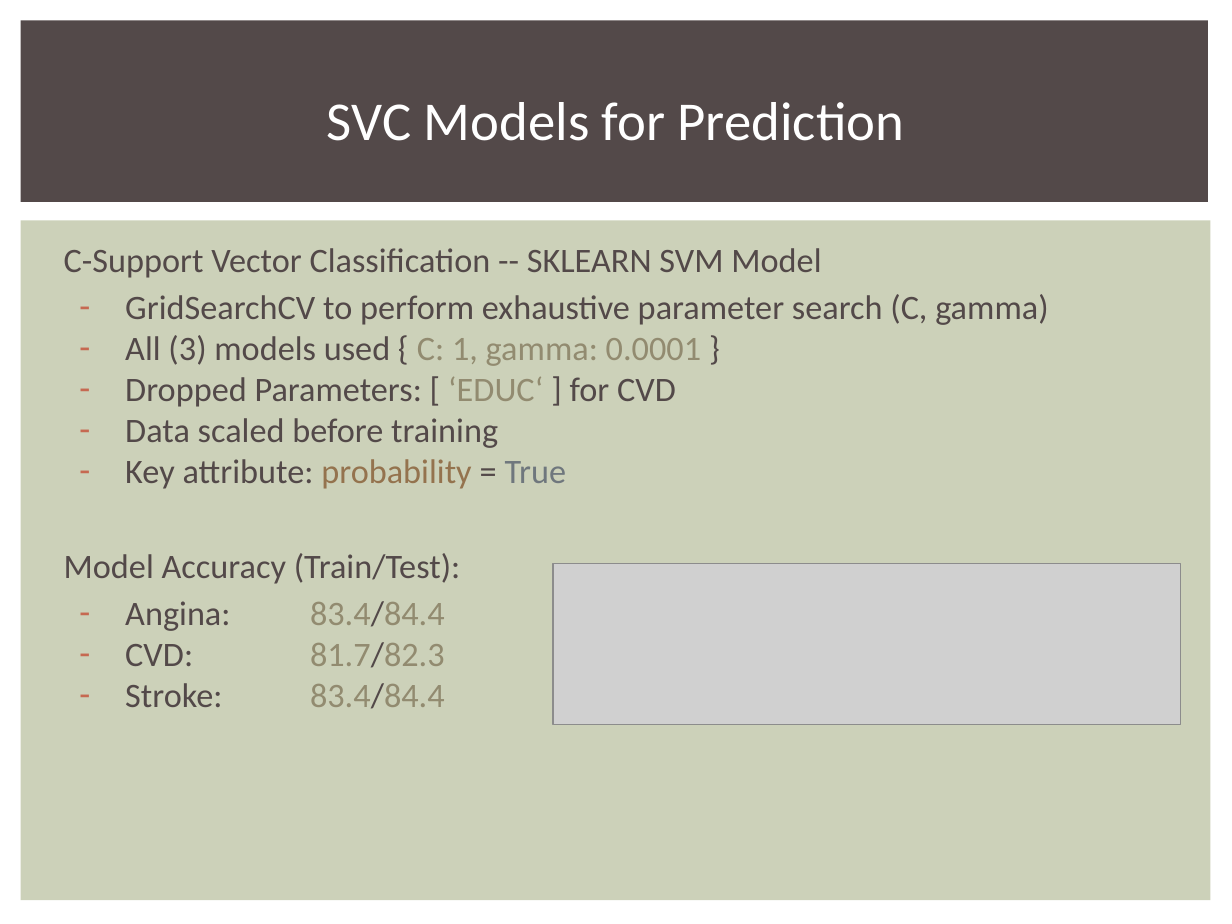
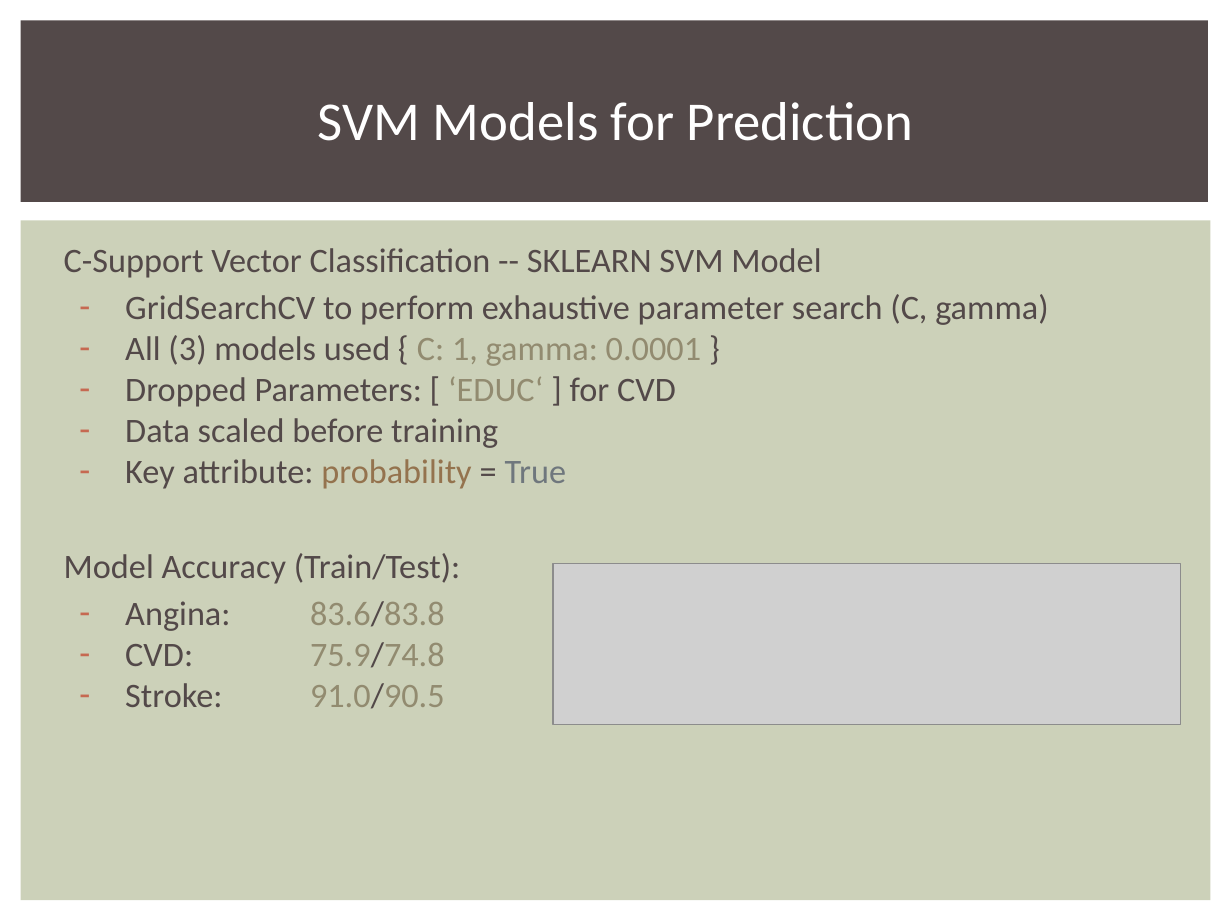
Before and after one commit to sasidhy1/framingham_ML, a slide deck: slide 16 of MLProject.pptx. Drawn at 1232x924 pixels with LibreOffice and Linux fonts; fonts in the diff are those of the drawing; grey boxes stand for pictures. Boxes give left, top, right and bottom in pixels: in the first picture for what was removed or moved away, otherwise in the second. Text is boxed around its words. In the diff, an @@ line names an element or a change of style, - is before the commit and + after.

```diff
--- a/MLProject.pptx
+++ b/MLProject.pptx
@@ title at (318, 102, 913, 141): text changed @@
-SVC Models for Prediction
+SVM Models for Prediction
@@ text at (125, 601, 445, 709): text changed @@
-– Angina: 83.4/84.4
-– CVD: 81.7/82.3
-– Stroke: 83.4/84.4
+– Angina: 83.6/83.8
+– CVD: 75.9/74.8
+– Stroke: 91.0/90.5
```
Also in this commit, not shown: 1 other slide changed, 2 slides added.
